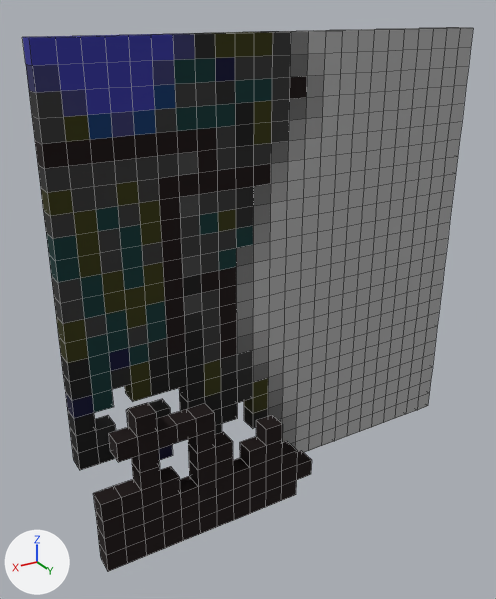
Renders of the OBJ model WindingTale2/Assets/Resources/Shapes/Shapes_30/Shape_30_165.obj from each side of a commit.
One viewpoint serves both versions: a 50 mm camera at (1.93, 2.53, 1.32) aimed at (0.23, -0.29, -0.09). Arrows for +X, +Y and +Z are at lower left; the lights stay in place. The first picture is the older version. Mesh edges are drawn as thin lines. Where no turn or scale is listed for an object, it has been applied to the vertices. Vertices at exactly the same position are counted once.

Objects in the first picture: 'Shape_30_165'.
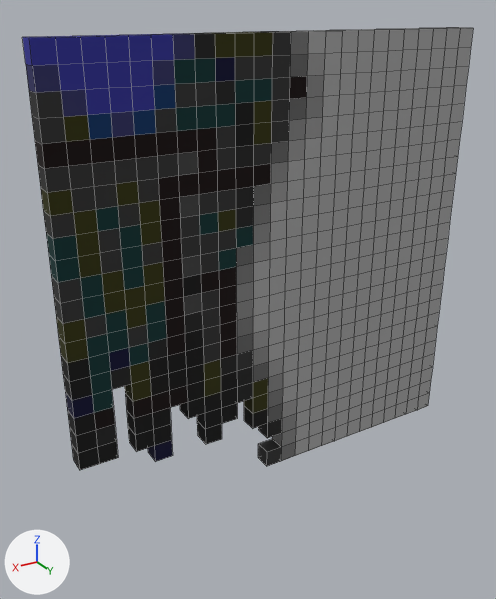
The newer file is also turned or shifted as a whole; pictures and numbers use the older file's frame.

The edits, one by one:
me_shape_30_165 is used by ob_shape_30_165; location (0.0, 0.0, 0.0).
me_shape_30_165 had 1334 vertices, 1330 faces and spanned x -1.2..1.2, y -0.4..0.0, z -1.2..1.2.
me_shape_30_165 now has 1170 vertices, 1168 faces and spans x -1.2..1.2, y -0.4..-0.3, z -1.2..1.2.
me_shape_30_165 part 1: the loose piece of 164 vertices spanning x 0.0..1.2, y -0.1..0.0, z -1.2..-0.4 is deleted.
Part 2, on me_shape_30_165:
9 faces are deleted.
11 new faces join them.

Boxes [x1, y1, x2, y2] around the edits, measured in the pictures (496 x 599 px; the box of a moved part takes in the faces that stretch with it):
'Shape_30_165', reshaped (19% shorter)
    before: [22, 27, 473, 571]
    after: [22, 27, 473, 470]
part 1 of me_shape_30_165, deleted
    before: [93, 403, 312, 571]
part 2 of me_shape_30_165, moved or reshaped
    before: [95, 386, 187, 430]
    after: [94, 386, 188, 430]
